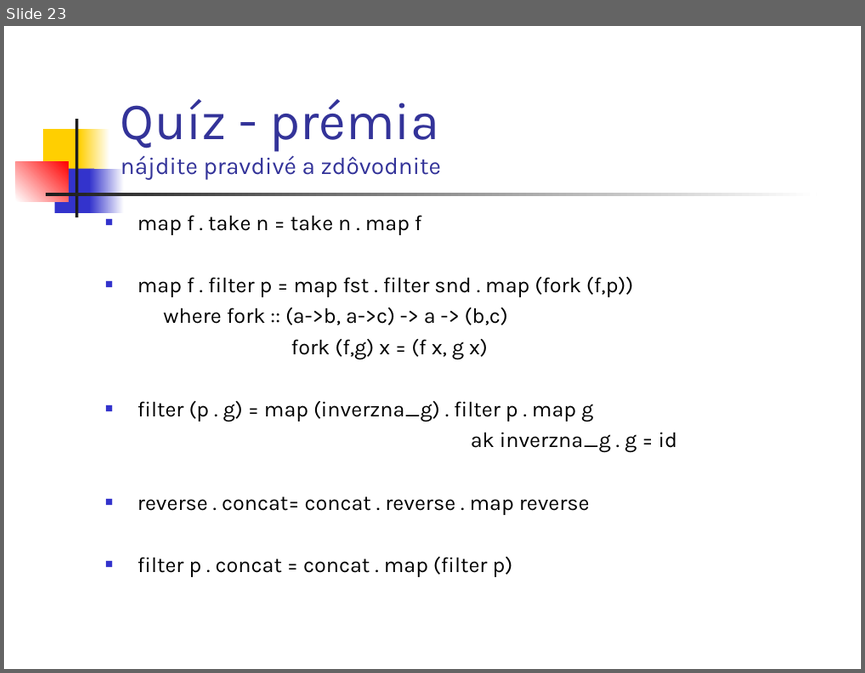
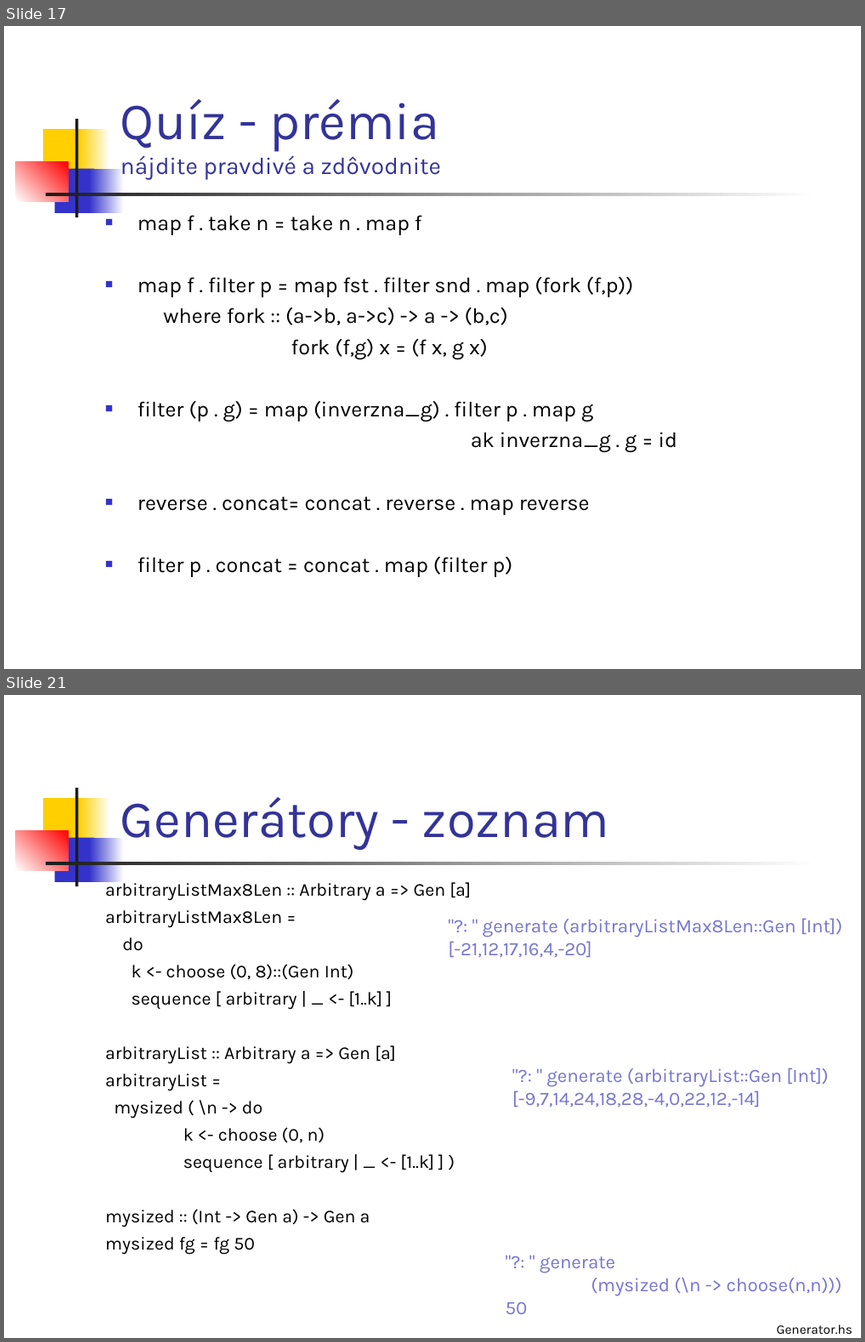
Before and after one commit to Funkcionalne/Prednasky, a slide deck: 02/02_fpro.ppt. Shown one above the other, each under a label of ours: slide 23 before the commit, slides 17 and 21 after it; the slides between them are not shown. The pictures are 865x673 and 865x1342 pixels, drawn with LibreOffice and Linux fonts; fonts in the diff are those of the drawing. Boxes give left, top, right and bottom in pixels: in the first picture for what was removed or moved away, otherwise in the second. Text is boxed around its words. In the diff, an @@ line names an element or a change of style, - is before the commit and + after.

```diff
--- a/02/02_fpro.ppt
+++ b/02/02_fpro.ppt
@@ slide 21 added at box(4, 695, 861, 1338), background #FFFFFF; not listed: 7 template elements that a slide beside it also shows @@
@@ title added at box(120, 797, 610, 850), 44 pt, text #333399 @@
+Generátory - zoznam
@@ text added at box(105, 879, 471, 1254), 15.3 pt, text #000000 @@
+arbitraryListMax8Len :: Arbitrary a => Gen [a]
+arbitraryListMax8Len =
+do
+k <- choose (0, 8)::(Gen Int)
+sequence [ arbitrary | _ <- [1..k] ]
+arbitraryList :: Arbitrary a => Gen [a]
+arbitraryList =
+mysized ( \n -> do
+k <- choose (0, n)
+sequence [ arbitrary | _ <- [1..k] ] )
+mysized :: (Int -> Gen a) -> Gen a
+mysized fg = fg 50
@@ text added at box(448, 918, 842, 957), 16 pt, text #7575D1 @@
+"?: " generate (arbitraryListMax8Len::Gen [Int])
+[-21,12,17,16,4,-20]
@@ text added at box(512, 1067, 828, 1106), 16 pt, text #7575D1 @@
+"?: " generate (arbitraryList::Gen [Int])
+[-9,7,14,24,18,28,-4,0,22,12,-14]
@@ text added at box(506, 1256, 842, 1314), 16 pt, text #7575D1 @@
+"?: " generate
+(mysized (\n -> choose(n,n)))
+50
@@ text added at box(777, 1324, 852, 1333), 11 pt, text #000000 @@
+Generator.hs
@@ what was slide 23 is now slide 17 @@
```
Also in this commit, not shown: 8 slides changed, 2 other slides added, 7 other files.
